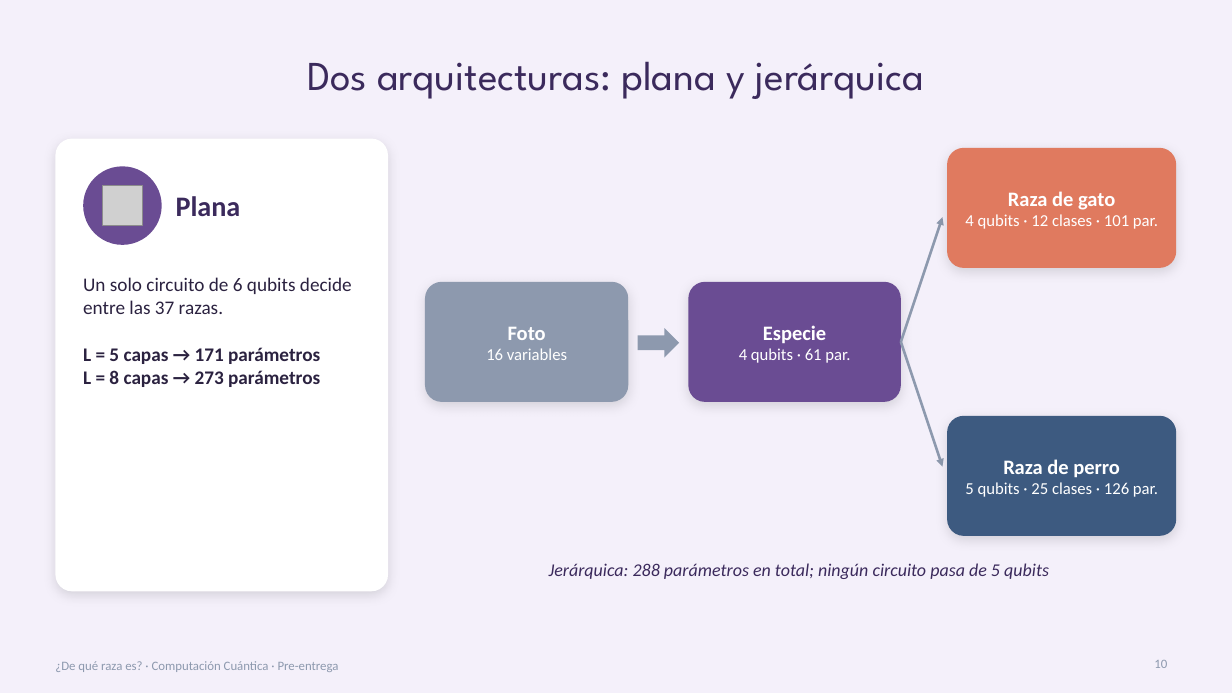
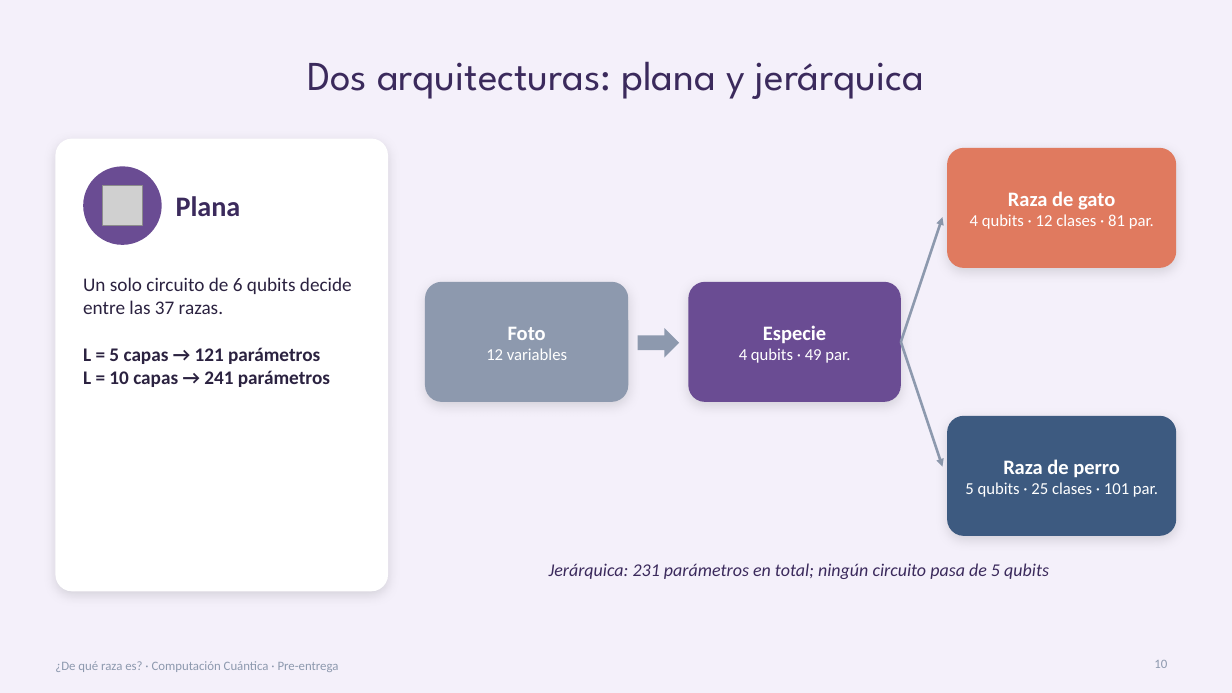
Before and after one commit to KarlaRoChi/Proyecto-FInal-Compu-Cuantica, a slide deck: slide 10 of Presentacion/Presentacion_Preentrega.pptx. Drawn at 1232x693 pixels with LibreOffice and Linux fonts; fonts in the diff are those of the drawing; grey boxes stand for pictures. Boxes give left, top, right and bottom in pixels: in the first picture for what was removed or moved away, otherwise in the second. Text is boxed around its words. In the diff, an @@ line names an element or a change of style, - is before the commit and + after.

Commit message:
Correcciones menores para usar otros métodos ya vistos en clase

```diff
--- a/Presentacion/Presentacion_Preentrega.pptx
+++ b/Presentacion/Presentacion_Preentrega.pptx
@@ text at (970,214,1154,229): text changed @@
-4 qubits · 12 clases · 101 par.
+4 qubits · 12 clases · 81 par.
@@ text at (83,347,330,387): text changed @@
-L = 5 capas → 171 parámetros
-L = 8 capas → 273 parámetros
+L = 5 capas → 121 parámetros
+L = 10 capas → 241 parámetros
@@ text at (486,348,567,360): text changed @@
-16 variables
+12 variables
@@ text at (739,348,850,363): text changed @@
-4 qubits · 61 par.
+4 qubits · 49 par.
@@ text at (965,482,1158,497): text changed @@
-5 qubits · 25 clases · 126 par.
+5 qubits · 25 clases · 101 par.
@@ text at (549,563,1049,579): text changed @@
-Jerárquica: 288 parámetros en total; ningún circuito pasa de 5 qubits
+Jerárquica: 231 parámetros en total; ningún circuito pasa de 5 qubits
```
Also in this commit, not shown: 12 other slides changed, 8 other files.
